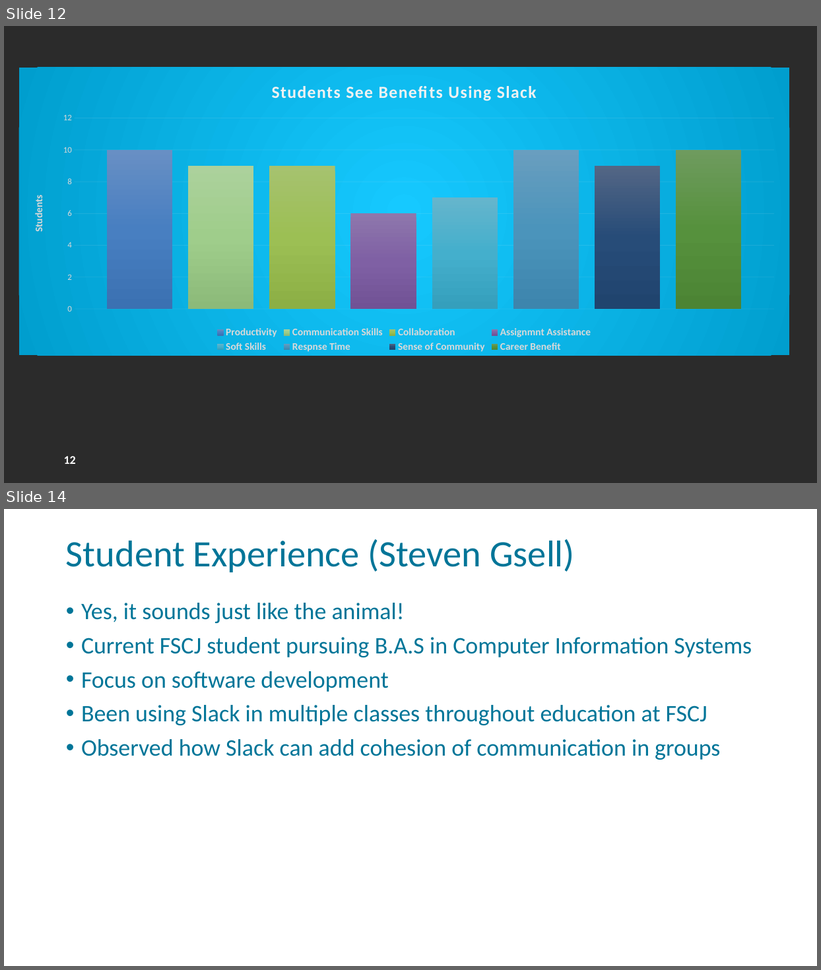
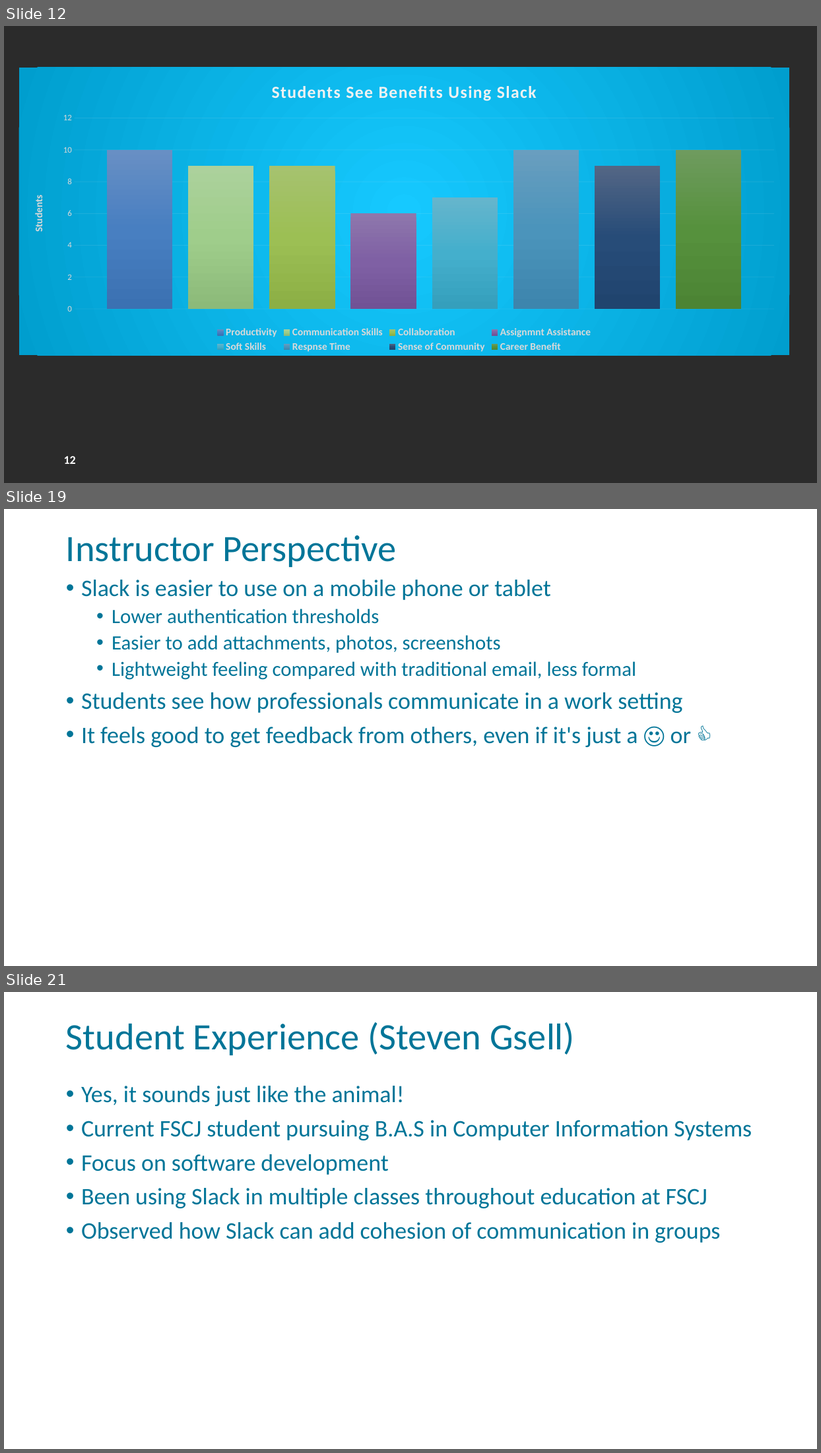
Before and after one commit to FSCJ-FacultyDev/HITEC2024, a slide deck: LeveragingSlackForStudentCollaboration.pptx. Shown one above the other, each under a label of ours: slides 12 and 14 before the commit, slides 12, 19 and 21 after it; the slides between them are not shown. The pictures are 821x970 and 821x1453 pixels, drawn with LibreOffice and Linux fonts; fonts in the diff are those of the drawing; background and template pictures are left out; a plain dark background stands for a picture behind light text. Boxes give left, top, right and bottom in pixels: in the first picture for what was removed or moved away, otherwise in the second. Text is boxed around its words. In the diff, an @@ line names an element or a change of style, - is before the commit and + after.

```diff
--- a/LeveragingSlackForStudentCollaboration.pptx
+++ b/LeveragingSlackForStudentCollaboration.pptx
@@ slide 19 added at (4, 509, 817, 966), background picture (left out); not listed: 1 template element that a slide beside it also shows @@
@@ title added at (66, 535, 397, 567), 44 pt, text #007598 @@
+Instructor Perspective
@@ text added at (81, 580, 691, 747), 28 pt, text #007598 @@
+• Slack is easier to use on a mobile phone or tablet
+  • Lower authentication thresholds
+  • Easier to add attachments, photos, screenshots
+  • Lightweight feeling compared with traditional email, less formal
+• Students see how professionals communicate in a work setting
+• It feels good to get feedback from others, even if it's just a ☺ or 👍
@@ what was slide 14 is now slide 21 @@
```
Also in this commit, not shown: 2 slides changed, 6 other slides added.
